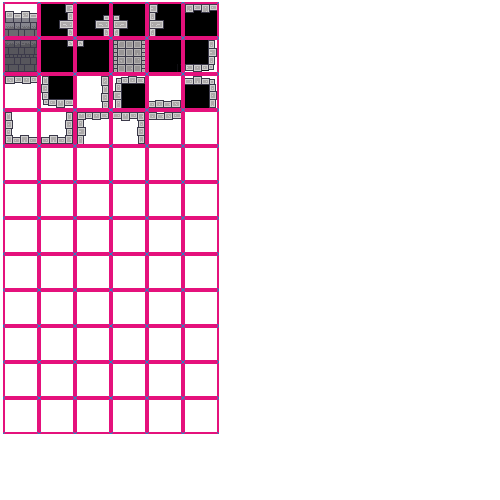
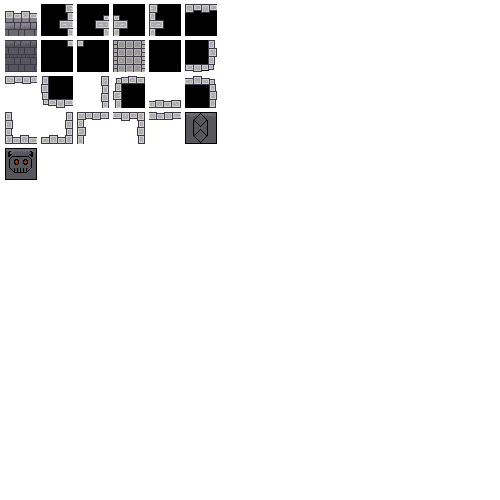
The second 500px x 500px image is a revision of the first. Changes to its layers:
renamed "Calque 12(collé)" to "Calque 4", painted on it over bbox(3, 2, 219, 434)
hid "Calque 3(collé)" over bbox(3, 2, 219, 434)
